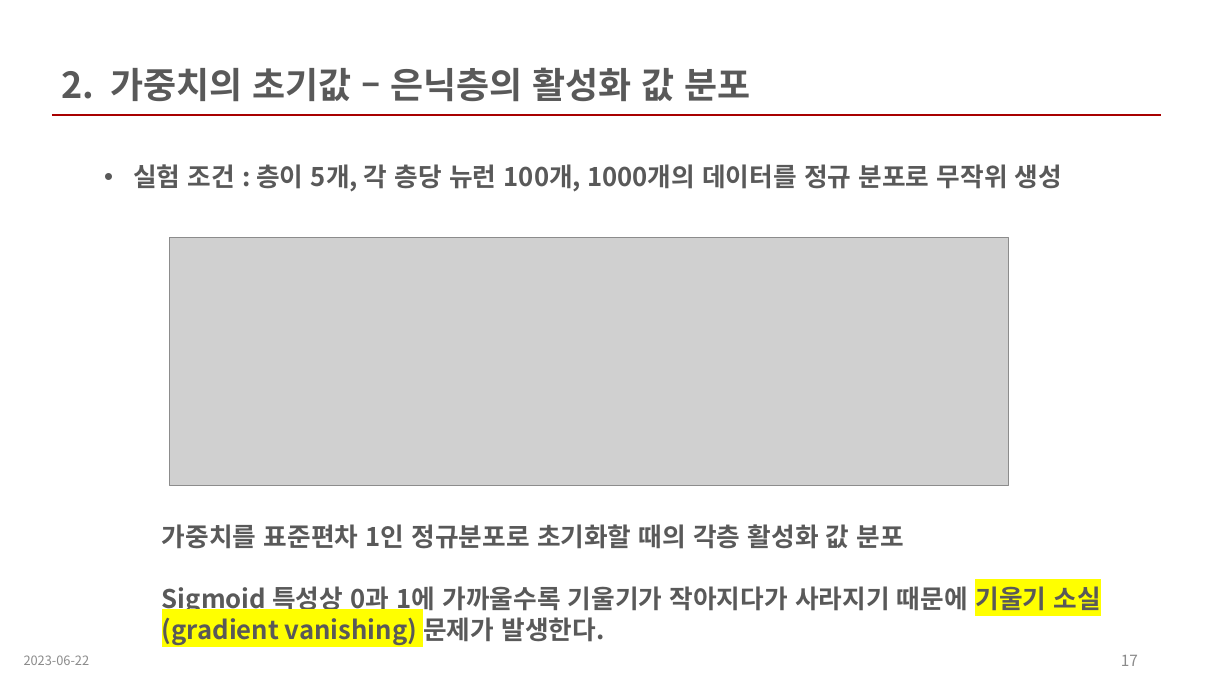
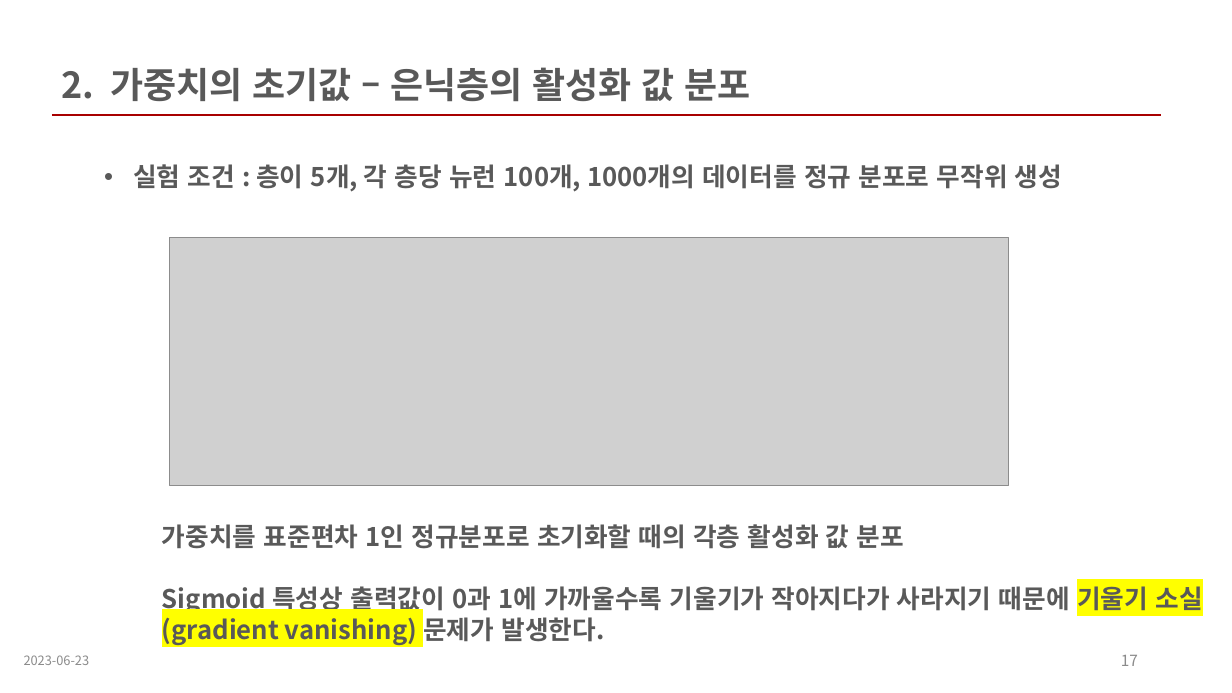
Before and after one commit to wkdnffla3/Dev_doc, a slide deck: slide 17 of deep_learning/DL_ppt/6_technique.pptx. Drawn at 1232x693 pixels with LibreOffice and Linux fonts; fonts in the diff are those of the drawing; grey boxes stand for pictures. Boxes give left, top, right and bottom in pixels: in the first picture for what was removed or moved away, otherwise in the second. Text is boxed around its words. In the diff, an @@ line names an element or a change of style, - is before the commit and + after.

```diff
--- a/deep_learning/DL_ppt/6_technique.pptx
+++ b/deep_learning/DL_ppt/6_technique.pptx
@@ text at box(162, 582, 1202, 645): text changed @@
-Sigmoid 특성상 0과 1에 가까울수록 기울기가 작아지다가 사라지기 때문에 기울기 소실(gradient vanishing) 문제가 발생한다.
+Sigmoid 특성상 출력값이 0과 1에 가까울수록 기울기가 작아지다가 사라지기 때문에 기울기 소실(gradient vanishing) 문제가 발생한다.
@@ text at box(24, 655, 90, 665): text changed @@
-2023-06-22
+2023-06-23
```
Also in this commit, not shown: 20 other slides changed, 17 slides added, 13 slides removed, 1 other file.
